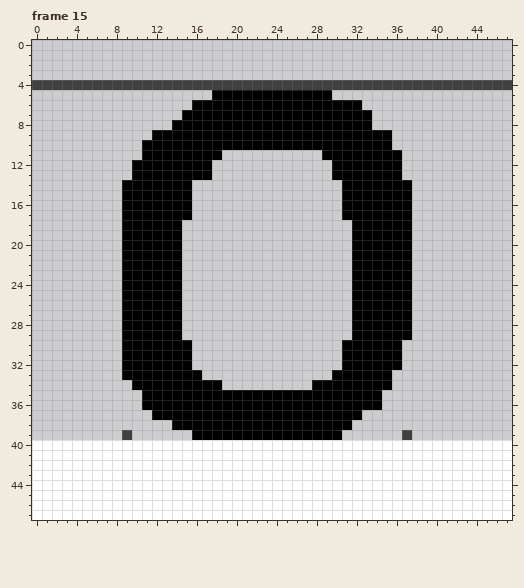
Pixel-art file -- Source/Ririgitriz.ase. That is the earlier state.
48x48 pixels, 68 frames. Shown: frame 15. The commit also changed other frames, which this record leaves out.
The result:
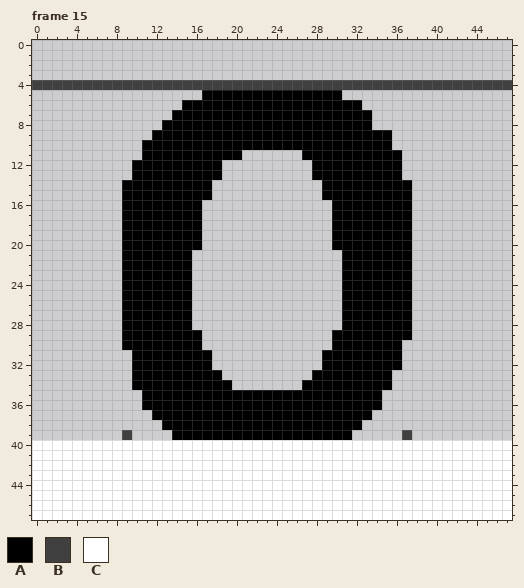
Palette (. is transparent): A #000000  B #404040  C #ffffff
Diff:
{"where": "frame 15, layer \"Sprite Sheet\""}
{"frame":15,"y":5,"x":17,"old":".","new":"A"}
{"frame":15,"y":5,"x":30,"old":".","new":"A"}
{"frame":15,"y":6,"x":15,"old":".","new":"A"}
{"frame":15,"y":7,"x":14,"old":".","new":"A"}
{"frame":15,"y":8,"x":13,"old":".","new":"A"}
{"frame":15,"y":11,"x":19,"old":"..","new":"AA"}
{"frame":15,"y":11,"x":27,"old":"..","new":"AA"}
{"frame":15,"y":12,"x":18,"old":".","new":"A"}
{"frame":15,"y":12,"x":28,"old":"..","new":"AA"}
{"frame":15,"y":13,"x":18,"old":".","new":"A"}
{"frame":15,"y":13,"x":28,"old":"..","new":"AA"}
{"frame":15,"y":14,"x":16,"old":"..","new":"AA"}
{"frame":15,"y":14,"x":29,"old":"..","new":"AA"}
{"frame":15,"y":15,"x":16,"old":"..","new":"AA"}
{"frame":15,"y":15,"x":29,"old":"..","new":"AA"}
{"frame":15,"y":16,"x":16,"old":".","new":"A"}
{"frame":15,"y":16,"x":30,"old":".","new":"A"}
{"frame":15,"y":17,"x":16,"old":".","new":"A"}
{"frame":15,"y":17,"x":30,"old":".","new":"A"}
{"frame":15,"y":18,"x":15,"old":"..","new":"AA"}
{"frame":15,"y":18,"x":30,"old":"..","new":"AA"}
{"frame":15,"y":19,"x":15,"old":"..","new":"AA"}
{"frame":15,"y":19,"x":30,"old":"..","new":"AA"}
{"frame":15,"y":20,"x":15,"old":"..","new":"AA"}
{"frame":15,"y":20,"x":30,"old":"..","new":"AA"}
{"frame":15,"y":21,"x":15,"old":".","new":"A"}
{"frame":15,"y":21,"x":31,"old":".","new":"A"}
{"frame":15,"y":22,"x":15,"old":".","new":"A"}
{"frame":15,"y":22,"x":31,"old":".","new":"A"}
{"frame":15,"y":23,"x":15,"old":".","new":"A"}
{"frame":15,"y":23,"x":31,"old":".","new":"A"}
{"frame":15,"y":24,"x":15,"old":".","new":"A"}
{"frame":15,"y":24,"x":31,"old":".","new":"A"}
{"frame":15,"y":25,"x":15,"old":".","new":"A"}
{"frame":15,"y":25,"x":31,"old":".","new":"A"}
{"frame":15,"y":26,"x":15,"old":".","new":"A"}
{"frame":15,"y":26,"x":31,"old":".","new":"A"}
{"frame":15,"y":27,"x":15,"old":".","new":"A"}
{"frame":15,"y":27,"x":31,"old":".","new":"A"}
{"frame":15,"y":28,"x":15,"old":".","new":"A"}
{"frame":15,"y":28,"x":31,"old":".","new":"A"}
{"frame":15,"y":29,"x":15,"old":"..","new":"AA"}
{"frame":15,"y":29,"x":30,"old":"..","new":"AA"}
{"frame":15,"y":30,"x":16,"old":".","new":"A"}
{"frame":15,"y":30,"x":30,"old":".","new":"A"}
{"frame":15,"y":31,"x":9,"old":"A","new":"."}
{"frame":15,"y":31,"x":16,"old":"..","new":"AA"}
{"frame":15,"y":31,"x":29,"old":"..","new":"AA"}
{"frame":15,"y":32,"x":9,"old":"A","new":"."}
{"frame":15,"y":32,"x":16,"old":"..","new":"AA"}
{"frame":15,"y":32,"x":29,"old":"..","new":"AA"}
{"frame":15,"y":33,"x":9,"old":"A","new":"."}
{"frame":15,"y":33,"x":17,"old":"..","new":"AA"}
{"frame":15,"y":33,"x":28,"old":"..","new":"AA"}
{"frame":15,"y":34,"x":19,"old":".","new":"A"}
{"frame":15,"y":34,"x":27,"old":".","new":"A"}
{"frame":15,"y":37,"x":33,"old":".","new":"A"}
{"frame":15,"y":38,"x":13,"old":".","new":"A"}
{"frame":15,"y":38,"x":32,"old":".","new":"A"}
{"frame":15,"y":39,"x":14,"old":"..","new":"AA"}
{"frame":15,"y":39,"x":31,"old":".","new":"A"}
{"label":"changed","picture_box":[122,90,242,440]}
{"label":"added","picture_box":[332,90,342,100]}
{"label":"added","picture_box":[302,150,372,440]}
